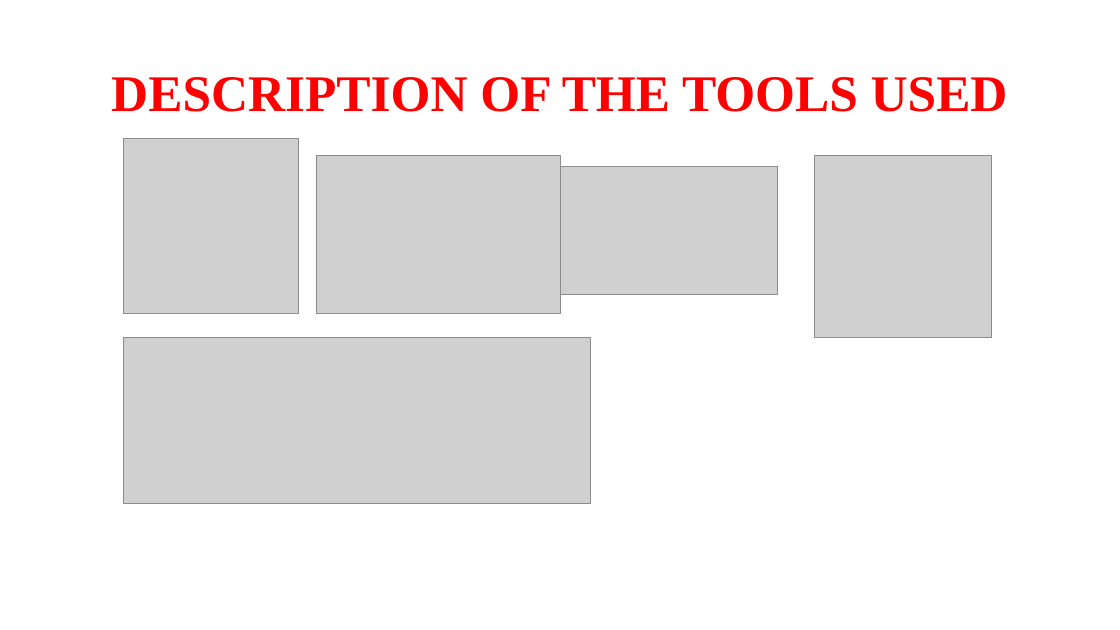
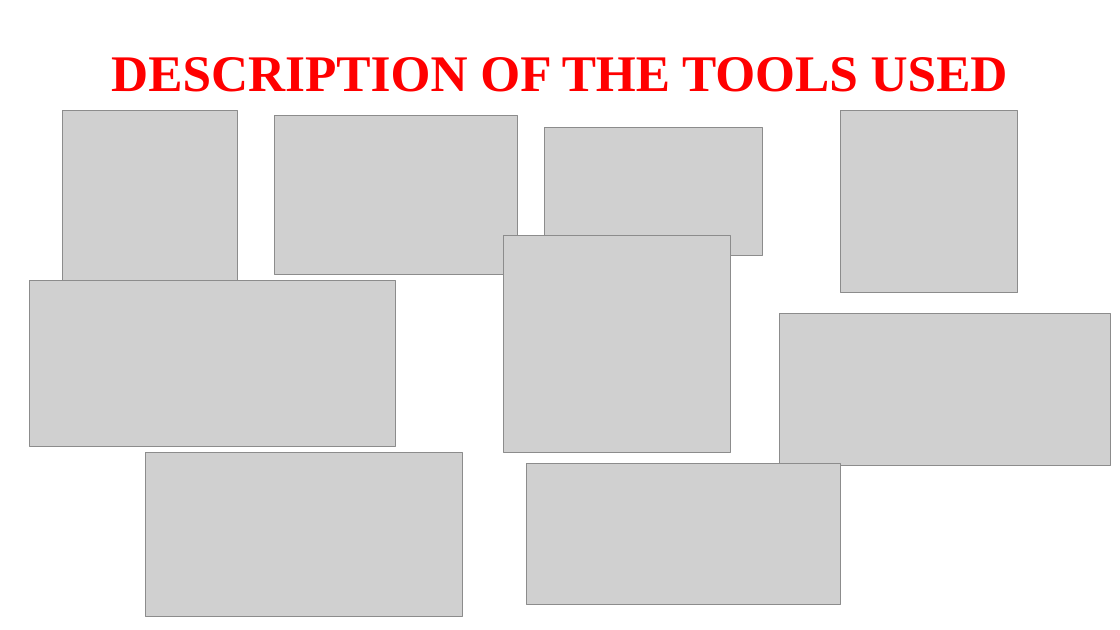
Before and after one commit to NGUESSIE-FABIOLA/BoulderDash, a slide deck: slide 6 of masterpom/PROJET UML.pptx. Drawn at 1120x630 pixels with LibreOffice and Linux fonts; fonts in the diff are those of the drawing; grey boxes stand for pictures. Boxes give left, top, right and bottom in pixels: in the first picture for what was removed or moved away, otherwise in the second. Text is boxed around its words. In the diff, an @@ line names an element or a change of style, - is before the commit and + after.

```diff
--- a/masterpom/PROJET UML.pptx
+++ b/masterpom/PROJET UML.pptx
@@ title "DESCRIPTION OF THE TOOLS USED": place and size @@
-title "DESCRIPTION OF THE TOOLS USED" at bbox=[111, 77, 1008, 112]
+title "DESCRIPTION OF THE TOOLS USED" at bbox=[111, 57, 1008, 92]
@@ picture: place and size @@
-picture at bbox=[124, 139, 298, 313]
+picture at bbox=[63, 111, 238, 286]
@@ picture: place and size @@
-picture at bbox=[317, 155, 560, 314]
+picture at bbox=[274, 116, 518, 275]
@@ picture: place and size @@
-picture at bbox=[814, 155, 991, 338]
+picture at bbox=[841, 111, 1018, 293]
@@ picture: place and size @@
-picture at bbox=[560, 166, 778, 294]
+picture at bbox=[544, 127, 762, 255]
@@ picture added at bbox=[503, 235, 730, 452] @@
@@ picture: place and size @@
-picture at bbox=[124, 338, 590, 503]
+picture at bbox=[29, 281, 396, 446]
@@ picture added at bbox=[780, 313, 1111, 465] @@
@@ picture added at bbox=[145, 452, 462, 617] @@
@@ picture added at bbox=[527, 464, 841, 604] @@
```
Also in this commit, not shown: 6 other slides changed, 2 slides added, 1 slide removed.
